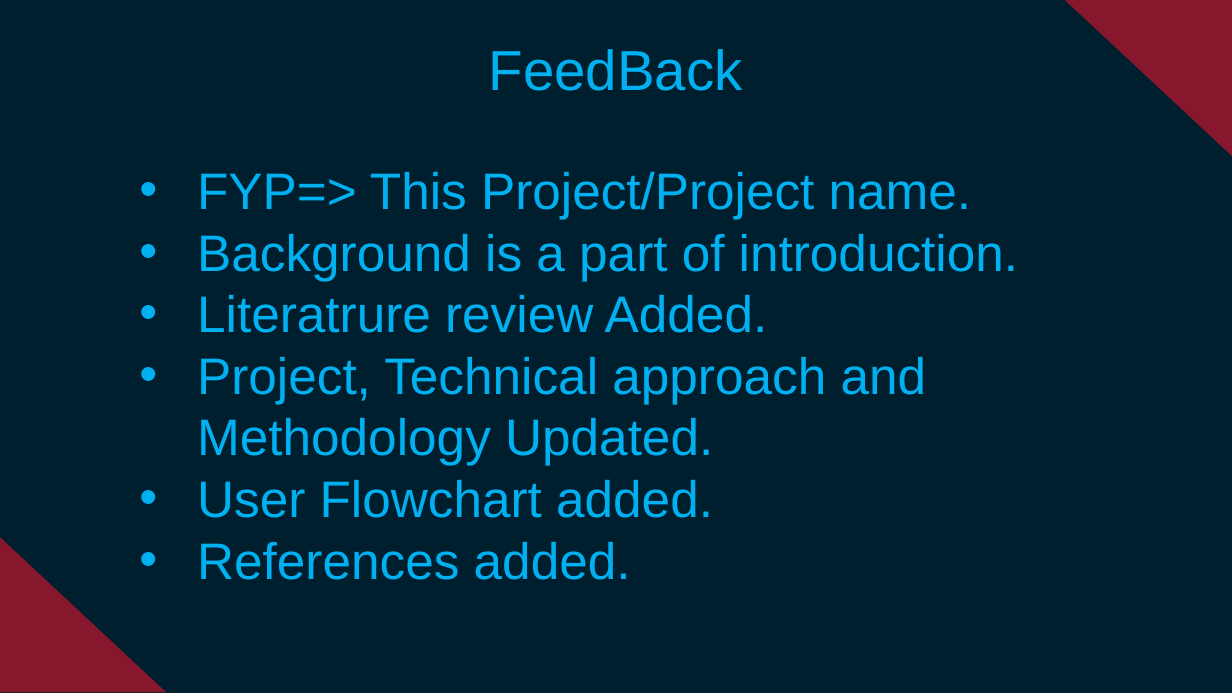
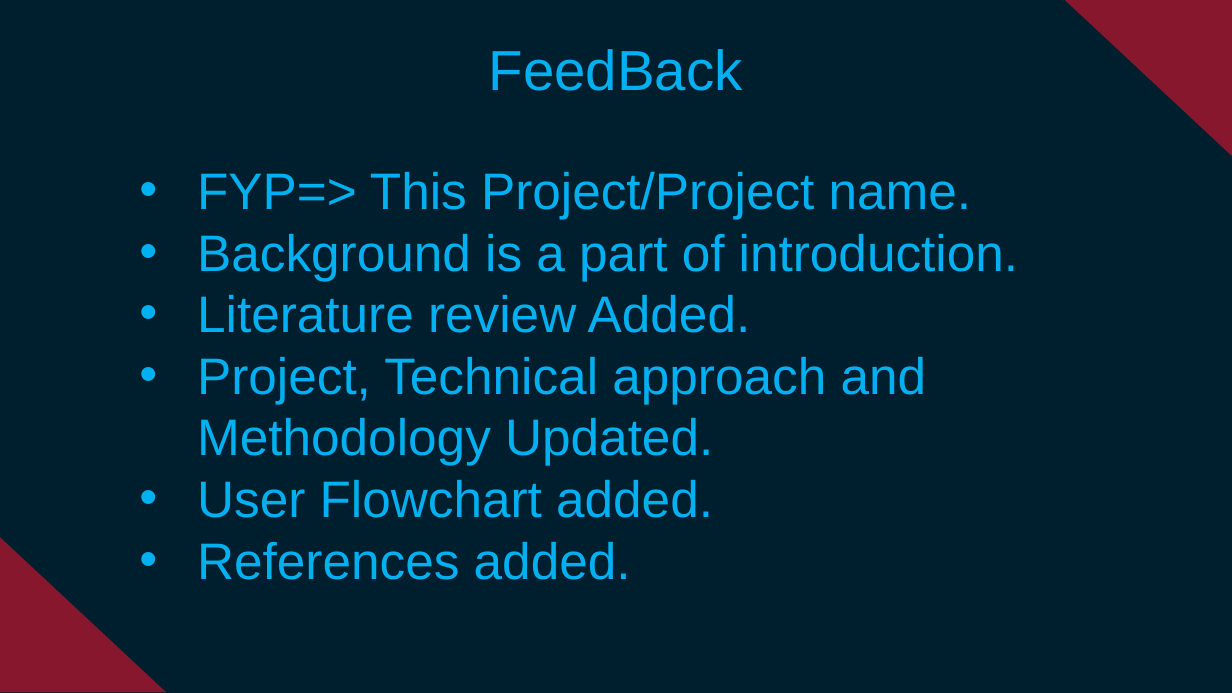
Before and after one commit to saadraj4/fyp, a slide deck: slide 2 of Blockchain Ticketing System Mid Defence presentation.pptx. Drawn at 1232x693 pixels with LibreOffice and Linux fonts; fonts in the diff are those of the drawing; background and template pictures are left out. Boxes give left, top, right and bottom in pixels: in the first picture for what was removed or moved away, otherwise in the second. Text is boxed around its words. In the diff, an @@ line names an element or a change of style, - is before the commit and + after.

Commit message:
updated ppts

```diff
--- a/Blockchain Ticketing System Mid Defence presentation.pptx
+++ b/Blockchain Ticketing System Mid Defence presentation.pptx
@@ text at <box>197,295,751,333</box>: text changed @@
-• Literatrure review Added.
+• Literature review Added.
```
